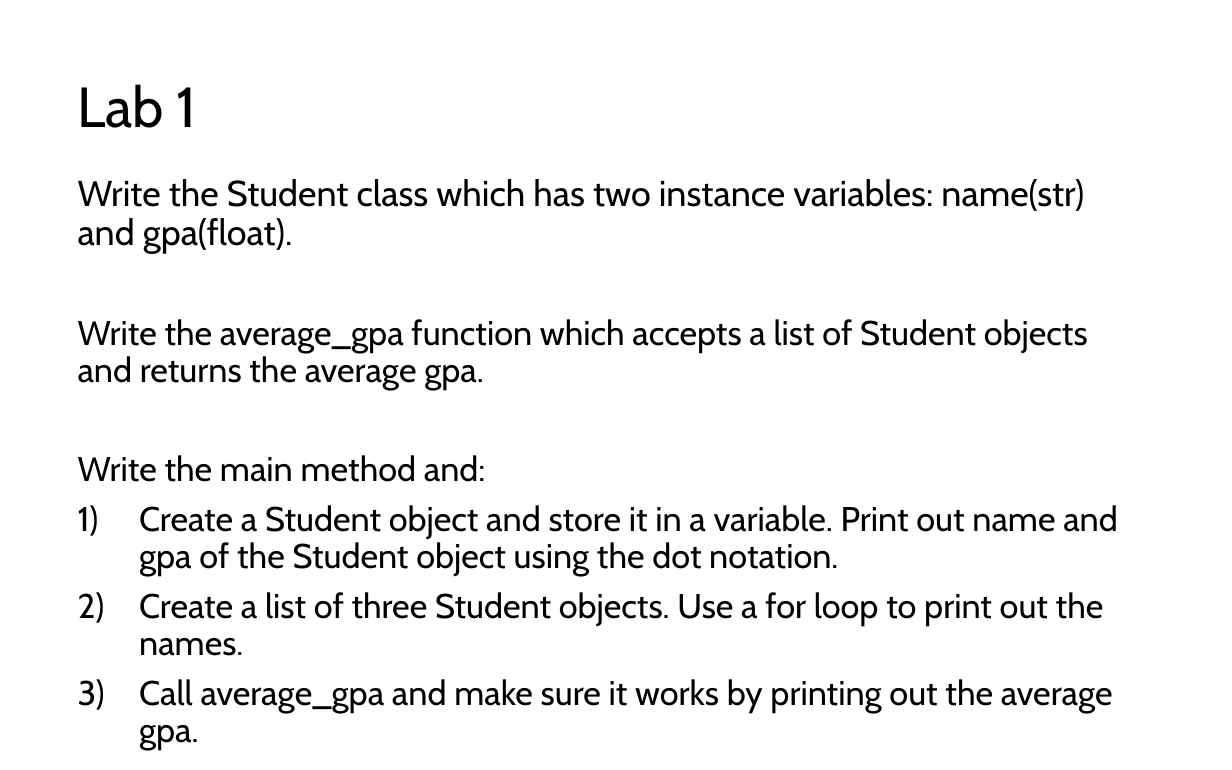
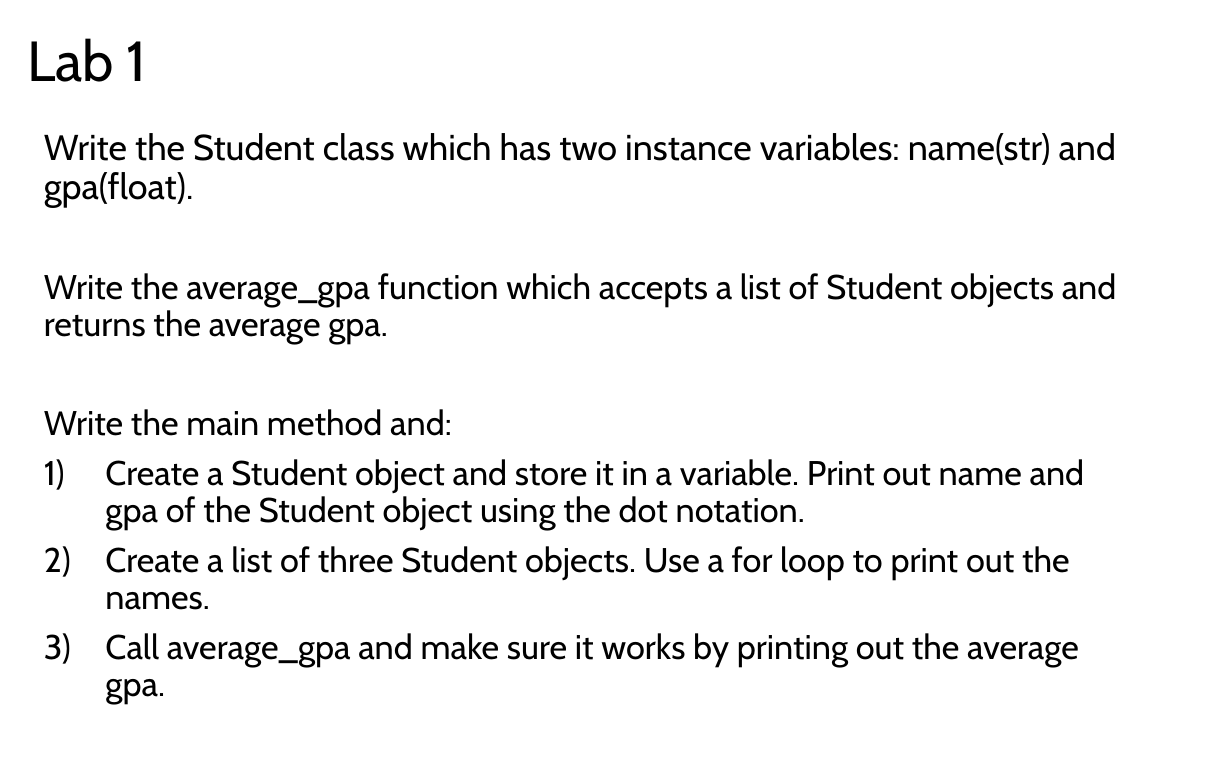
Before and after one commit to LongBaoNguyen/longbaonguyen.github.io, a slide deck: slide 33 of courses/apcsp/lect11a.pptx (slide 31 before the commit). Drawn at 1232x770 pixels with LibreOffice and Linux fonts; fonts in the diff are those of the drawing. Boxes give left, top, right and bottom in pixels: in the first picture for what was removed or moved away, otherwise in the second. Text is boxed around its words. In the diff, an @@ line names an element or a change of style, - is before the commit and + after.

```diff
--- a/courses/apcsp/lect11a.pptx
+++ b/courses/apcsp/lect11a.pptx
@@ title "Lab 1": place and size @@
-title "Lab 1" at (78, 84, 197, 128)
+title "Lab 1" at (27, 38, 147, 82)
@@ text "Write the Student class which ..." rewrapped from (78, 179, 1118, 750) to (44, 133, 1117, 704) @@
```
Also in this commit, not shown: 7 other slides changed, 2 slides added, 26 other files.
